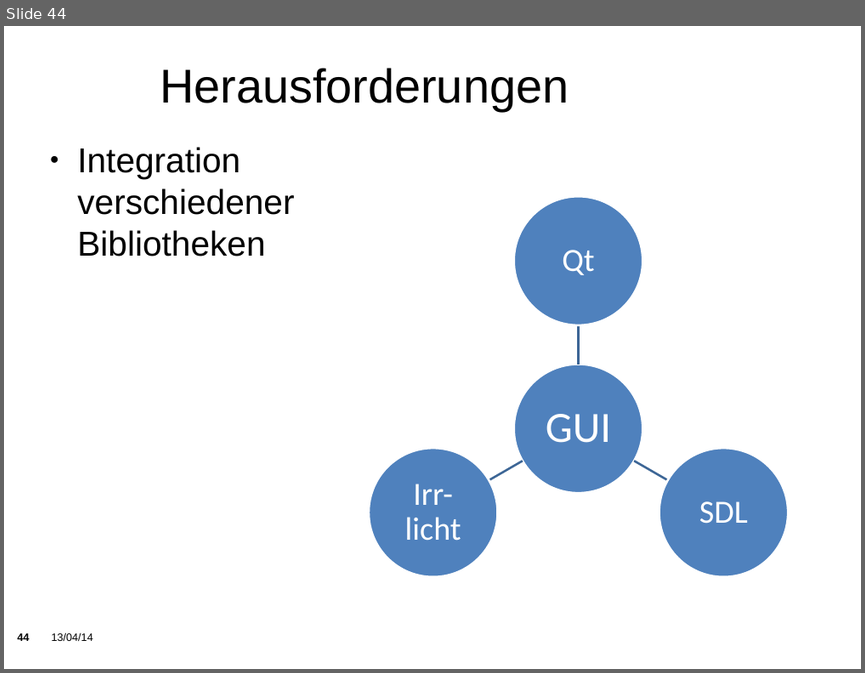
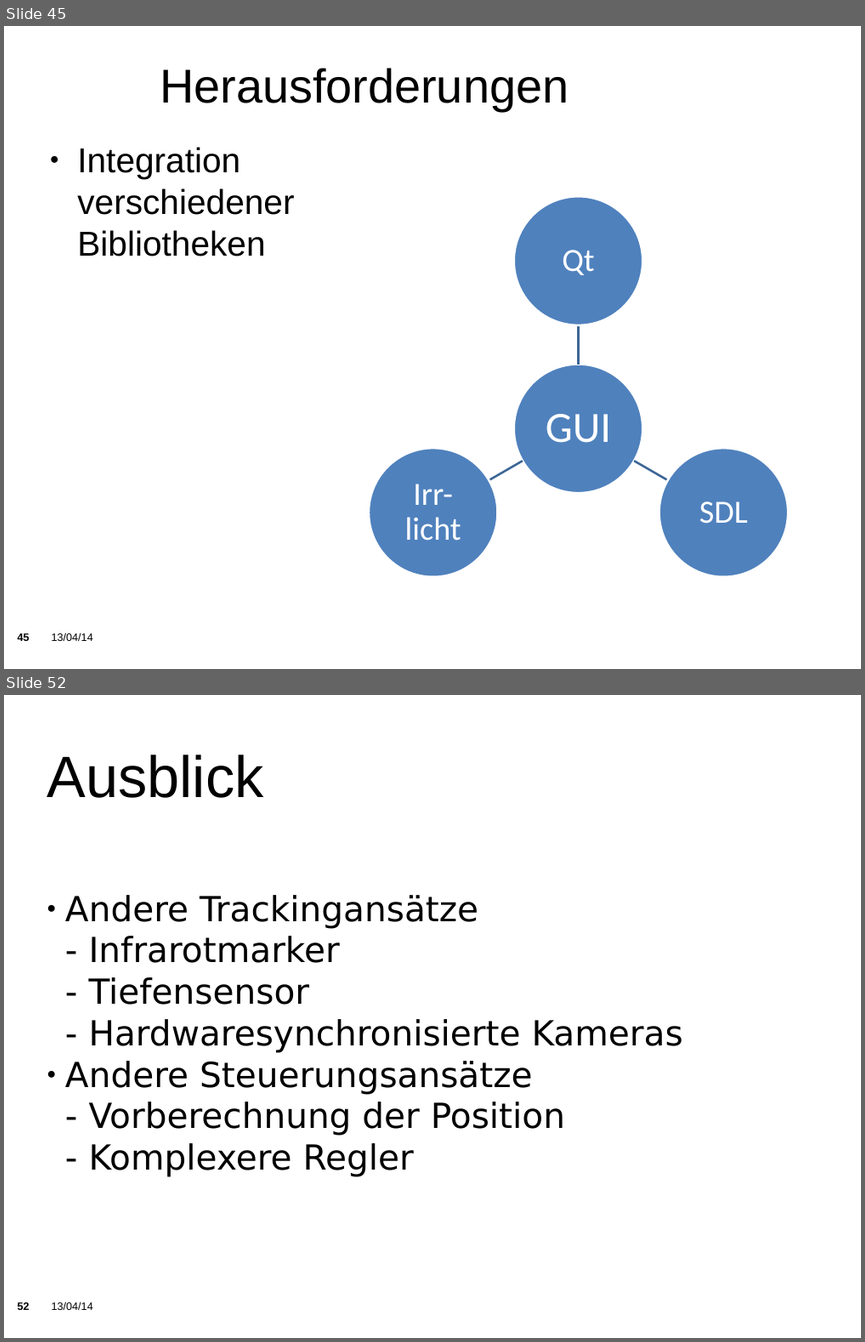
Before and after one commit to KITrokopter/Presentation, a slide deck: PresentationInTotal v0.1.odp. Shown one above the other, each under a label of ours: slide 44 before the commit, slides 45 and 52 after it; the slides between them are not shown. The pictures are 865x673 and 865x1342 pixels, drawn with LibreOffice and Linux fonts; fonts in the diff are those of the drawing; background and template pictures are left out. Boxes give left, top, right and bottom in pixels: in the first picture for what was removed or moved away, otherwise in the second. Text is boxed around its words. In the diff, an @@ line names an element or a change of style, - is before the commit and + after.

```diff
--- a/PresentationInTotal v0.1.odp
+++ b/PresentationInTotal v0.1.odp
@@ slide 52 added at (4, 695, 861, 1338), background picture (left out); not listed: 2 template elements that a slide beside it also shows @@
@@ title added at (46, 755, 263, 798), 54 pt, text #000000 @@
+Ausblick
@@ subtitle added at (65, 895, 683, 1177), 32 pt, text #000000 @@
+● Andere Trackingansätze
+- Infrarotmarker
+- Tiefensensor
+- Hardwaresynchronisierte Kameras
+● Andere Steuerungsansätze
+- Vorberechnung der Position
+- Komplexere Regler
@@ what was slide 44 is now slide 45 @@
@@ page number at (18, 633, 30, 641): text changed @@
-44
+45
```
Also in this commit, not shown: 19 slides changed, 8 other slides added, 4 slides removed.
